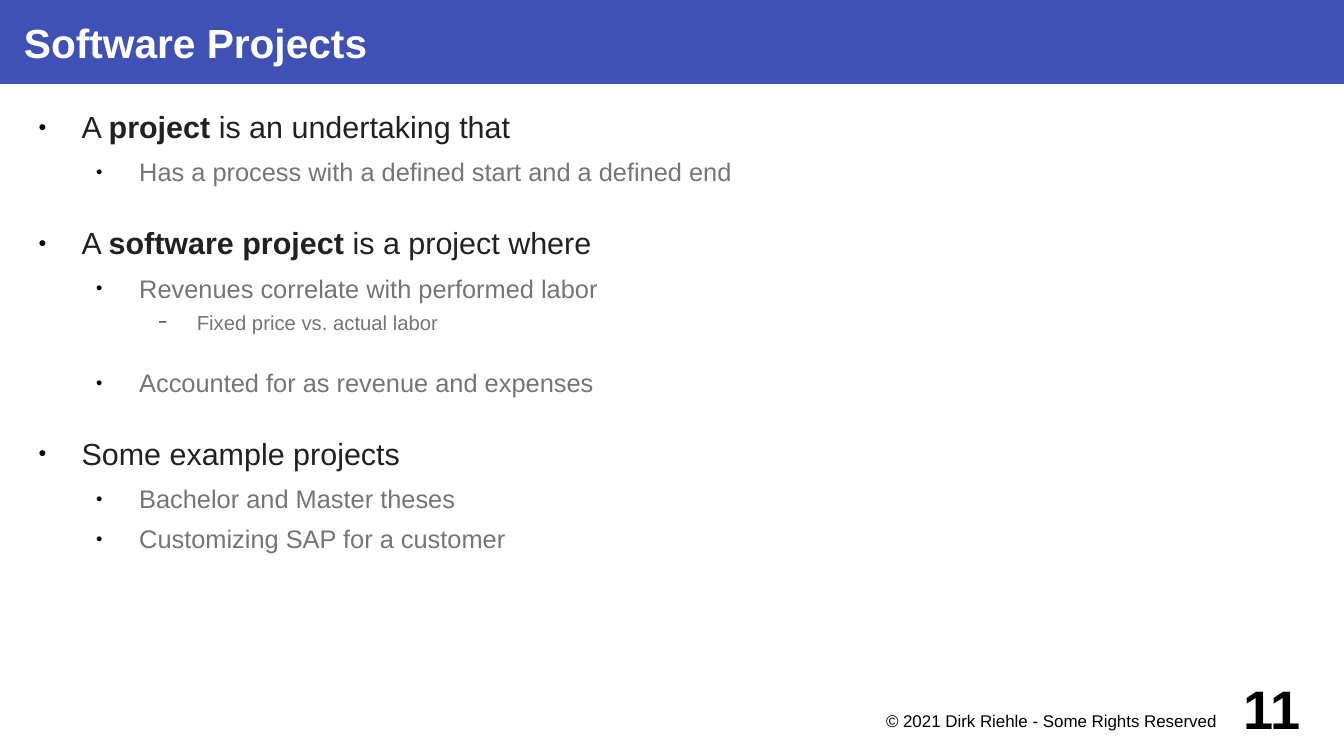
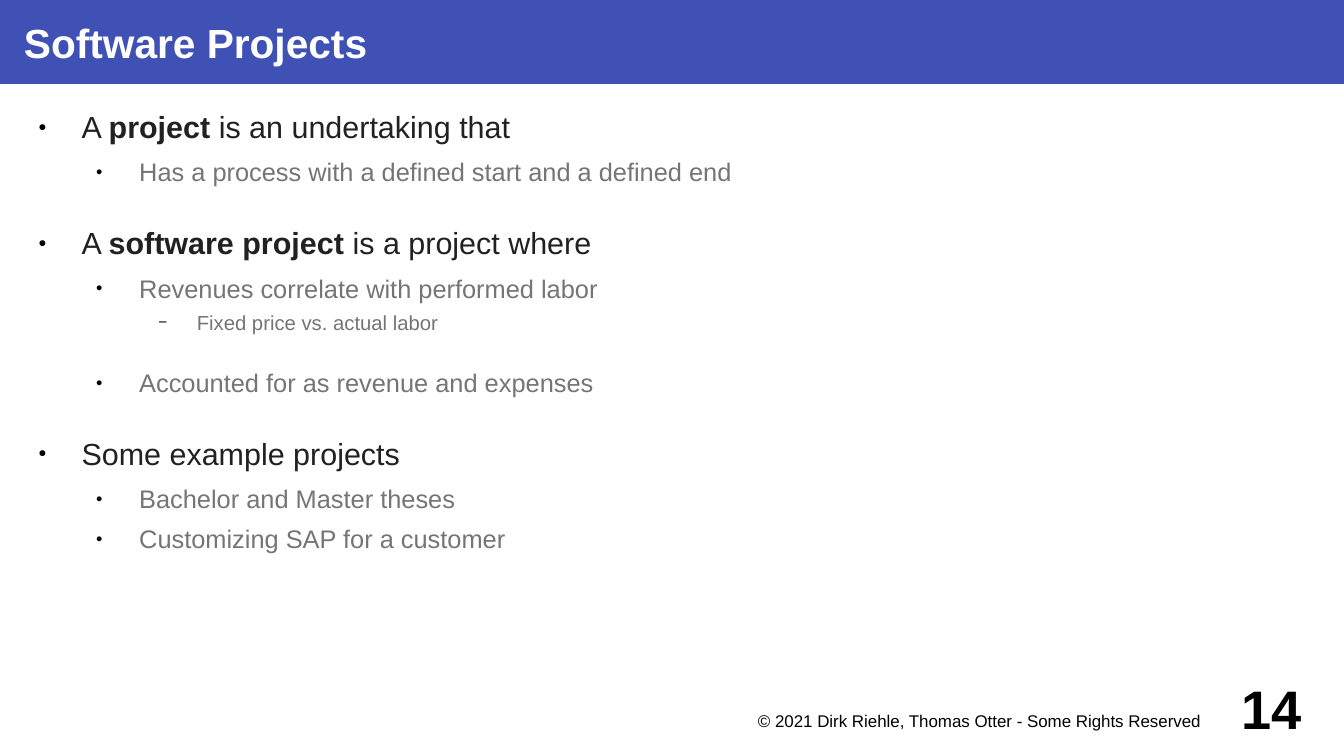
Before and after one commit to dirkriehle/coss-course, a slide deck: slide 14 of Lecture slides/COSS B03 - Software Vendors.odp (slide 11 before the commit). Drawn at 1344x756 pixels with LibreOffice and Linux fonts; fonts in the diff are those of the drawing. Boxes give left, top, right and bottom in pixels: in the first picture for what was removed or moved away, otherwise in the second. Text is boxed around its words. In the diff, an @@ line names an element or a change of style, - is before the commit and + after.

Commit message:
Updated Thomas slides with changes from 2021

```diff
--- a/Lecture slides/COSS B03 - Software Vendors.odp
+++ b/Lecture slides/COSS B03 - Software Vendors.odp
@@ text at (775,714,1200,731): text changed @@
-© 2021 Dirk Riehle - Some Rights Reserved
+© 2021 Dirk Riehle, Thomas Otter - Some Rights Reserved
@@ page number at (1242,691,1302,729): text changed @@
-11
+14
```
Also in this commit, not shown: 41 other slides changed, 4 slides added, 1 other file.
